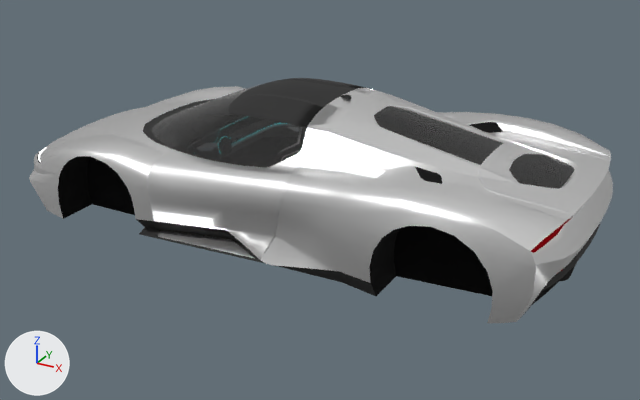
A saved change to the glTF model Track/models/cars/car1/car.glb.
Rendered twice from a 50 mm camera at (4.81, -8.55, 3.77) aimed at (0.14, -0.05, -0.48). Arrows for +X, +Y and +Z are at lower left; the lights stay in place. Where no turn or scale is listed for an object, it has been applied to the vertices. Vertices at the same position are counted once.

The first picture shows 'Car 01_Body.002', 'Car 01_Tail lights'.
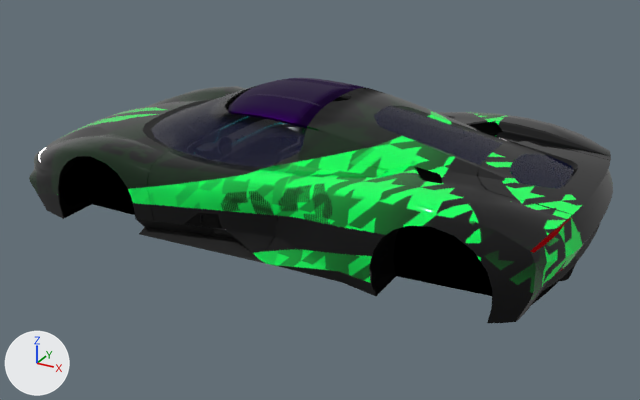
Where the newer file only moved an object's origin or applied its transform, the numbers keep the older frame.

Location of each change, [x1, y1, x2, y2] in pixels of the pictures (640 x 400 px):
'Car 01_Body.002', recoloured, reshaped
    both: [29, 78, 613, 323]
'Car 01_Tail lights', deleted
    before: [531, 217, 573, 273]
part 1 of me_circle_005, built on
    before: [116, 84, 497, 265]
    after: [38, 84, 598, 263]
part 2 of me_circle_005, surface changed (black to blue)
    both: [154, 89, 574, 189]
part 3 of me_circle_005, recoloured
    both: [29, 86, 613, 323]
part 4 of me_circle_005, recoloured (black to purple)
    both: [37, 78, 585, 314]
part 5 of me_circle_005, recoloured
    both: [58, 122, 503, 296]

The change, as a list of edits to the scene's bpy script:
```text
Change mat_r_windows_003:
    remove # nodes: BsdfPrincipled, OutputMaterial
    nodes: BsdfPrincipled, Math, Mix, OutputMaterial, VertexColor
Add mat_car_01_dark_plastic:
    mat_car_01_dark_plastic = bpy.data.materials.new('Car 01_Dark Plastic')
    # uses the picture img_car_01_dark_plastic_base
    # uses the picture img_car_01_dark_plastic_normal
    # uses the picture img_car_01_dark_plastic_rough
Add mat_car_01_blackout_and_light:
    mat_car_01_blackout_and_light = bpy.data.materials.new('Car 01_Blackout and light')
    # uses the picture img_car_01_blackout_and_light
Add mat_r_white_lights:
    mat_r_white_lights = bpy.data.materials.new('R_White Lights')
    # nodes: BsdfPrincipled, Mix, OutputMaterial, VertexColor
    # colours: black #000000
Add mat_car_01_grey_plastic:
    mat_car_01_grey_plastic = bpy.data.materials.new('Car 01_Grey Plastic')
    # uses the picture img_car_01_grey_plastic_base
    # uses the picture img_car_01_grey_plastic_normal
    # uses the picture img_car_01_grey_plastic_rough
Add mat_r_car_01_material:
    mat_r_car_01_material = bpy.data.materials.new('R_Car 01_Material')
    # uses the picture img_3_cars_assembly_3_r_car_01_material_basecolor
    # uses the picture img_3_cars_assembly_3_r_car_01_material_metal_png_3_cars_assembly_3_r_car_01_material_rough_png
    # uses the picture img_3_cars_assembly_3_r_car_01_material_norm
Add mat_car_01_alu:
    mat_car_01_alu = bpy.data.materials.new('Car 01_Alu')
    # uses the picture img_car_01_alu_base
    # uses the picture img_car_01_alu_rough
Add mat_car_01_dashboard_screen:
    mat_car_01_dashboard_screen = bpy.data.materials.new('Car_01_Dashboard Screen')
    # uses the picture img_car_display_001
Change me_circle_005:
    remove me_circle_005.from_pydata(...)  # 2864 vertices, 5567 faces; spans x -1.85..5.4, y -1.58..1.58, z -0.33..1.27
    remove me_circle_005.materials.append(mat_r_white_lights_005)  # black #000000
    add me_circle_005.from_pydata(...)  # 5581 vertices, 10135 faces; spans x -1.85..5.4, y -1.58..1.58, z -0.33..1.27
    me_circle_005 part 1: 41 vertices moved from x 0.11..5.2, y -1.44..1.5, z -0.28..1.23 to x 0.11..5.14, y -1.44..1.5, z -0.28..1.23; 63 vertices removed from x 0.12..5.2, y -1.45..1.5, z -0.27..1.23; 2777 vertices added at x -1.75..5.34, y -1.52..1.52, z -0.32..1.24
    me_circle_005 part 2: 4401 kept faces spanning x -1.85..5.4, y -1.58..1.58, z -0.33..1.27 get new texture (UV) coordinates
    me_circle_005 part 3: 1551 faces spanning x -1.79..5.4, y -1.58..1.58, z -0.33..1.22 switch from mat_r_carpaint_005 (white #ffffff) to mat_r_car_01_material
    me_circle_005 part 4: 1009 faces spanning x -1.85..5.33, y -1.52..1.52, z -0.33..1.27 switch from mat_r_plastic_005 (black #232323) to mat_r_car_01_material
    me_circle_005 part 5: 258 faces spanning x -1.74..5.08, y -1.58..1.58, z -0.33..0.88 switch from mat_r_blackout_005 (black #000000) to mat_r_car_01_material
    remove me_circle_005.materials.append(mat_car_01_interior_001)
    add me_circle_005.materials.append(mat_car_01_dark_plastic)
    add me_circle_005.materials.append(mat_car_01_grey_plastic)
    add me_circle_005.materials.append(mat_car_01_alu)
    add me_circle_005.materials.append(mat_car_01_blackout_and_light)
    add me_circle_005.materials.append(mat_car_01_dashboard_screen)
    add me_circle_005.materials.append(mat_r_red_lights_002)  # black #000000
    add me_circle_005.materials.append(mat_r_white_lights)
Remove ob_car_01_tail_lights:
    ob_car_01_tail_lights = bpy.data.objects.new('Car 01_Tail lights', me_circle_026)
```
